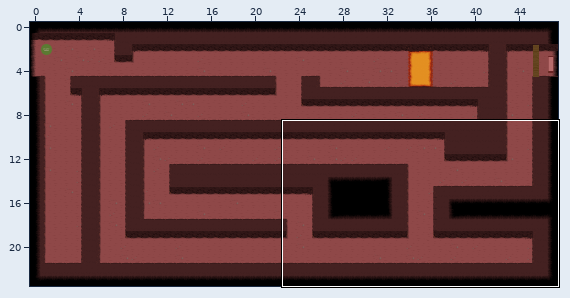
An edit to a level. Tiled map, assets/tilemaps/level 1.4.tmx. The picture above shows the old version from afar; the outline marks the close-up.
Close-up. As it was:
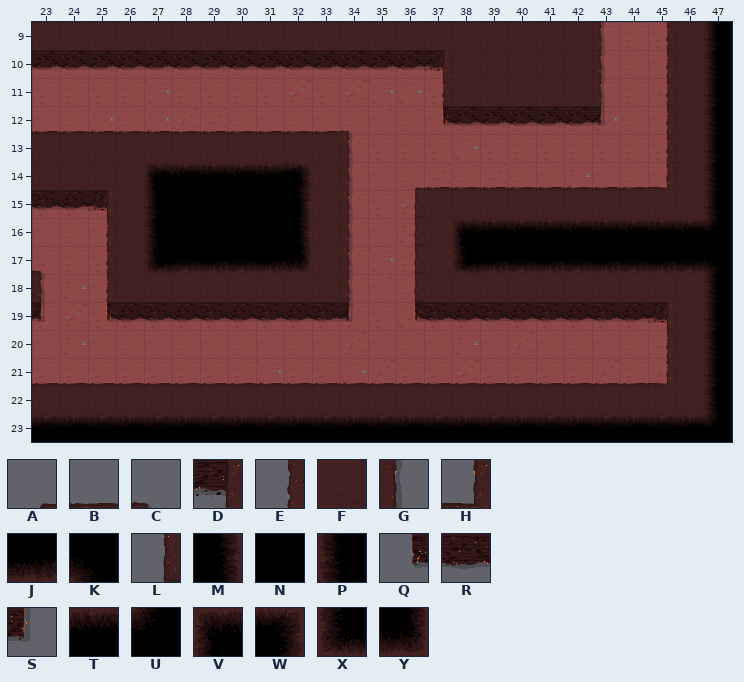
Cells are 64x64 px. Shown: x 23..47, y 9..23. The commit also changed other parts of the map, which this record leaves out.
Key: from "tiles 1": A 0, B 1, C 3, D 10, E 20, F 21, G 22, H 23, J 27, K 28, L 30, M 36, N 37, P 38, Q 40, R 41, S 42, T 47, U 48, V 57, W 58, X 67, Y 68.
_ is an empty cell.
Objects are placed by their top-left corner, in cells (3,4 is the top-left corner of cell 3,4); size is 1x1 cell unless given.
Layers that did not change in this view are not listed.
Layer "1" before, first column x 23:
 9 FFFFFFFFFFFFFFFFFFFFG_EFP
10 RRRRRRRRRRRRRRDFFFFFG_EFP
11 ______________EFFFFFG_EFP
12 BBBBBBBBBBBC__QRRRRRS_EFP
13 FFFFFFFFFFFG__________EFP
14 FFFFVTTTTWFG_ABBBBBBBBHFP
15 RRDFPNNNNMFG_LFFFFFFFFFFP
16 __EFPNNNNMFG_LFVTTTTTTTTU
17 C_EFXJJJJYFG_LFXJJJJJJJJK
18 G_EFFFFFFFFG_LFFFFFFFFFFP
19 S_QRRRRRRRRS_QRRRRRRRRDFP
20 ______________________EFP
21 BBBBBBBBBBBBBBBBBBBBBBHFP
22 FFFFFFFFFFFFFFFFFFFFFFFFP
23 TTTTTTTTTTTTTTTTTTTTTTTTU
The same view after the edit:
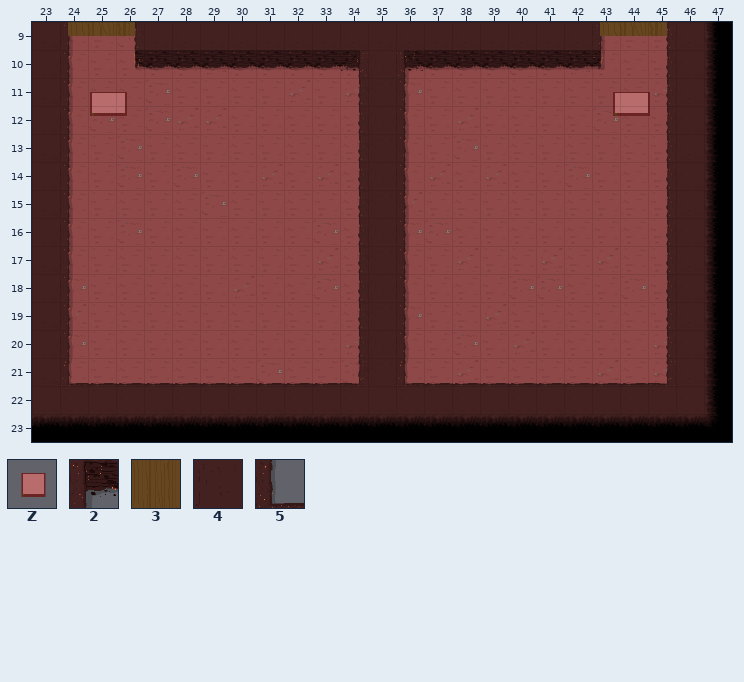
Further tiles: from "tiles 1": Z 4, 2 12, 3 14, 4 21 turned 90, 5 24.
What changed:
Layer "1":
Tile R becomes tile 2 in row 10 at x 36.
Tile B becomes tile 4 in row 21 at x 35.
Tile R becomes tile 4 in row 10 at x 35.
The author put tile 4 in rows 11 to 20 at x 35.
Tile B becomes tile 5 in row 21 at x 24 and 36.
Tile R becomes tile D in row 10 at x 34.
Tile C becomes tile E in row 12 at x 34.
Tile D becomes tile E in row 19 at x 45.
Tile F becomes tile E in row 9 at x 26; in row 15 at x 45; in row 18 at x 45.
Tile G becomes tile E in rows 13 to 18 at x 34.
Tile H becomes tile E in row 14 at x 45.
Tile J becomes tile E in row 17 at x 45.
Tile S becomes tile E in row 19 at x 34.
Tile T becomes tile E in row 16 at x 45.
The author put tile E in row 11 at x 34; in row 20 at x 34.
Tile B becomes tile F in row 12 at x 23; in row 21 at x 23.
Tile C becomes tile F in row 17 at x 23.
Tile G becomes tile F in row 18 at x 23.
Tile J becomes tile F in row 17 at x 46.
Tile R becomes tile F in row 10 at x 23; in row 15 at x 23.
Tile S becomes tile F in row 19 at x 23.
Tile T becomes tile F in row 16 at x 46.
The author put tile F in row 11 at x 23; in row 16 at x 23; in row 20 at x 23.
Tile A becomes tile G in row 14 at x 36.
Tile B becomes tile G in row 12 at x 24.
Tile F becomes tile G in row 9 at x 24; in rows 13 to 14 at x 24.
Tile L becomes tile G in rows 15 to 18 at x 36.
Tile Q becomes tile G in row 19 at x 36.
Tile R becomes tile G in row 10 at x 24; in row 15 at x 24.
The author put tile G in row 11 at x 24 and 36; in rows 12 to 13 at x 36; in rows 16 to 19 at x 24; in row 20 at x 24 and 36.
Tile B becomes tile H in row 21 at x 34.
Tile K becomes tile P in row 17 at x 47.
Tile U becomes tile P in row 16 at x 47.
Tile R becomes tile Q in row 10 at x 26.
Tile D becomes tile R in row 10 at x 37.
Tile F becomes tile R in row 10 at x 38 to 42.
Tile G becomes tile S in row 10 at x 43.
The author cleared tile B in row 12 at x 25 to 33; in row 14 at x 37 to 44.
The author cleared tile D in row 15 at x 25.
The author cleared tile E in row 11 at x 37; in rows 16 to 18 at x 25.
The author cleared tile F in row 9 at x 25; in row 11 at x 38 to 42; in row 13 at x 25 to 33; in row 14 at x 25 to 26 and 33; in row 15 at x 26, 33 and 37 to 44; in rows 16 to 17 at x 26, 33 and 37.
The author cleared tile F in row 18 at x 26 to 33 and 37 to 44.
The author cleared tile G in row 11 at x 43.
The author cleared tile J in row 17 at x 28 to 31 and 39 to 44.
The author cleared tile M in rows 15 to 16 at x 32.
The author cleared tile N in rows 15 to 16 at x 28 to 31.
The author cleared tile P in rows 15 to 16 at x 27.
The author cleared tile Q in row 12 at x 37; in row 19 at x 25.
The author cleared tile R in row 10 at x 25; in row 12 at x 38 to 42; in row 19 at x 26 to 33 and 37 to 44.
The author cleared tile S in row 12 at x 43.
The author cleared tile T in row 14 at x 28 to 31; in row 16 at x 39 to 44.
The author cleared tile V in row 14 at x 27; in row 16 at x 38.
The author cleared tile W in row 14 at x 32.
The author cleared tile X in row 17 at x 27 and 38.
The author cleared tile Y in row 17 at x 32.
Layer "interact":
A new object: 3 "door" at 24.3,9 size 2.4x0.5.
A new object: 3 "door" at 43.3,9 size 2.4x0.5.
A new object: Z "button" at 24.4,11 size 2.6x1.7.
A new object: Z "button" at 43,11 size 2.6x1.7.
Where, in picture pixels (left, top, right, bottom), the same in both close-ups:
changed: (32, 22, 719, 386)
